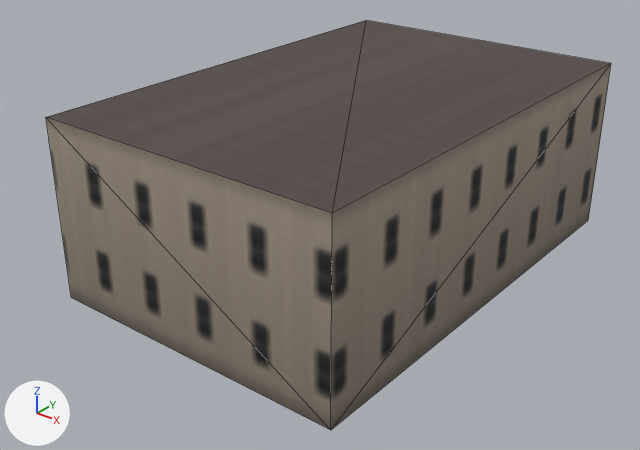
A saved change to the glTF model assets/coronado_kit/buildings/landmarks/lmk_village_theatre/landmark_lmk_village_theatre_far.glb.
Camera for both pictures: a 50 mm camera at (24.7, -33.6, 22.0) aimed at (0.6, -3.4, 3.3). The axes (+X, +Y, +Z) are drawn at lower left. The lights are the same throughout. The older version comes first. Mesh edges are drawn as thin lines. Vertices at exactly the same position are counted once.

Before the edit, the objects in view are built like this:
```python
mat_bld_far = bpy.data.materials.new('bld_far')
mat_bld_far.use_nodes = True; mat_bld_far.node_tree.nodes.clear()
_N = mat_bld_far.node_tree.nodes; _L = mat_bld_far.node_tree.links
n0 = _N.new('ShaderNodeBsdfPrincipled'); n0.name = 'Principled BSDF'
n0.inputs[2].default_value = 0.9  # 'Roughness'
n1 = _N.new('ShaderNodeOutputMaterial'); n1.name = 'Material Output'
n2 = _N.new('ShaderNodeMix'); n2.name = 'Mix'
n2.data_type = 'RGBA'
n2.blend_type = 'MULTIPLY'
n2.inputs[0].default_value = 1.0  # 'Factor'
n3 = _N.new('ShaderNodeVertexColor'); n3.name = 'Color Attribute'
n4 = _N.new('ShaderNodeTexImage'); n4.name = 'Image Texture'
n4.image = img_far_color_png
_L.new(n0.outputs[0], n1.inputs[0])  # 'BSDF' to 'Surface'
_L.new(n2.outputs[2], n0.inputs[0])  # 'Result' to 'Base Color'
_L.new(n3.outputs[0], n2.inputs[7])  # 'Color' to 'B'
_L.new(n4.outputs[0], n2.inputs[6])  # 'Color' to 'A'
me_landmark_lmk_village_theatre_far = bpy.data.meshes.new('landmark_lmk_village_theatre_far')
me_landmark_lmk_village_theatre_far.from_pydata(...)  # 8 vertices, 10 faces; spans x -8.0..8.0, y -12.0..12.0, z 0.0..9.2
me_landmark_lmk_village_theatre_far.materials.append(mat_bld_far)
ob_landmark_lmk_village_theatre_far = bpy.data.objects.new('landmark_lmk_village_theatre_far', me_landmark_lmk_village_theatre_far)
ob_landmark_lmk_village_theatre_far.location = (0.0, 0.0, 0.0)
```
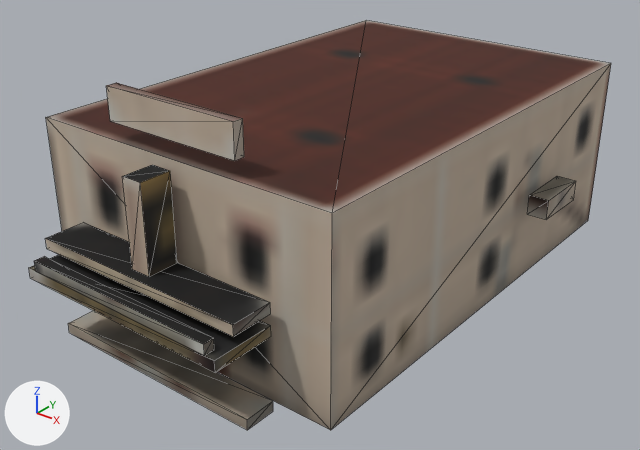
Changed parts and their boxes [x1, y1, x2, y2] in the pictures (640 x 450 px):
'landmark_lmk_village_theatre_far', surface changed, reshaped: before [46, 20, 611, 430]; after [29, 20, 611, 430]
part 1 of me_landmark_lmk_village_theatre_far, added: after [29, 222, 273, 430]
part 2 of me_landmark_lmk_village_theatre_far, added: after [106, 83, 576, 277]
part 3 of me_landmark_lmk_village_theatre_far, recoloured: [46, 20, 611, 430] in both

The change, as a diff of the scene's bpy script:
```diff
--- a/assets/coronado_kit/buildings/landmarks/lmk_village_theatre/landmark_lmk_village_theatre_far.glb.py
+++ b/assets/coronado_kit/buildings/landmarks/lmk_village_theatre/landmark_lmk_village_theatre_far.glb.py
@@ img_bld_lod_color_png @@
+img_bld_lod_color_png = load_image('bld_lod_color.png', '../../../textures/bld_lod_color.png', 2048, 2048, 'sRGB')
@@ mat_bld_far @@
 n0 = _N.new('ShaderNodeBsdfPrincipled'); n0.name = 'Principled BSDF'
-n0.inputs[2].default_value = 0.9  # 'Roughness'
+n0.inputs[2].default_value = 0.85  # 'Roughness'
 n1 = _N.new('ShaderNodeOutputMaterial'); n1.name = 'Material Output'
@@ mat_bld_far @@
 n4 = _N.new('ShaderNodeTexImage'); n4.name = 'Image Texture'
-n4.image = img_far_color_png
+n4.image = img_bld_lod_color_png
+n4.extension = 'EXTEND'
 _L.new(n0.outputs[0], n1.inputs[0])  # 'BSDF' to 'Surface'
@@ me_landmark_lmk_village_theatre_far @@
 # used by ob_landmark_lmk_village_theatre_far; location = (0.0, 0.0, 0.0)
-me_landmark_lmk_village_theatre_far.from_pydata(...)  # 8 vertices, 10 faces; spans x -8.0..8.0, y -12.0..12.0, z 0.0..9.2
+me_landmark_lmk_village_theatre_far.from_pydata(...)  # 64 vertices, 80 faces; spans x -8.0..9.5, y -15.5..12.0, z 0.0..11.5
+# me_landmark_lmk_village_theatre_far part 1
+# 16 vertices are added at x -5.5..5.5, y -15.5..-12.5, z 0.0..4.5
+# 16 new vertices lie (0.0, 0.0, 0.5) away from vertices in x -5.5..5.5, y -15.5..-12.5, z 0.0..4.5
+# 40 new faces join them
+# me_landmark_lmk_village_theatre_far part 2
+# 16 vertices are added at x -3.5..8.5, y -14.0..5.5, z 4.0..11.5
+# 8 new vertices lie (1.0, 0.0, 0.0) away from vertices in x -0.5..8.5, y -14.0..5.5, z 4.0..9.0
+# 30 new faces join them
+# me_landmark_lmk_village_theatre_far part 3: 10 kept faces spanning x -8.0..8.0, y -12.0..12.0, z 0.0..9.2 get new vertex colours; the middle colour goes from light grey #c9bcb0 to white #ffffff
 me_landmark_lmk_village_theatre_far.materials.append(mat_bld_far)
```
